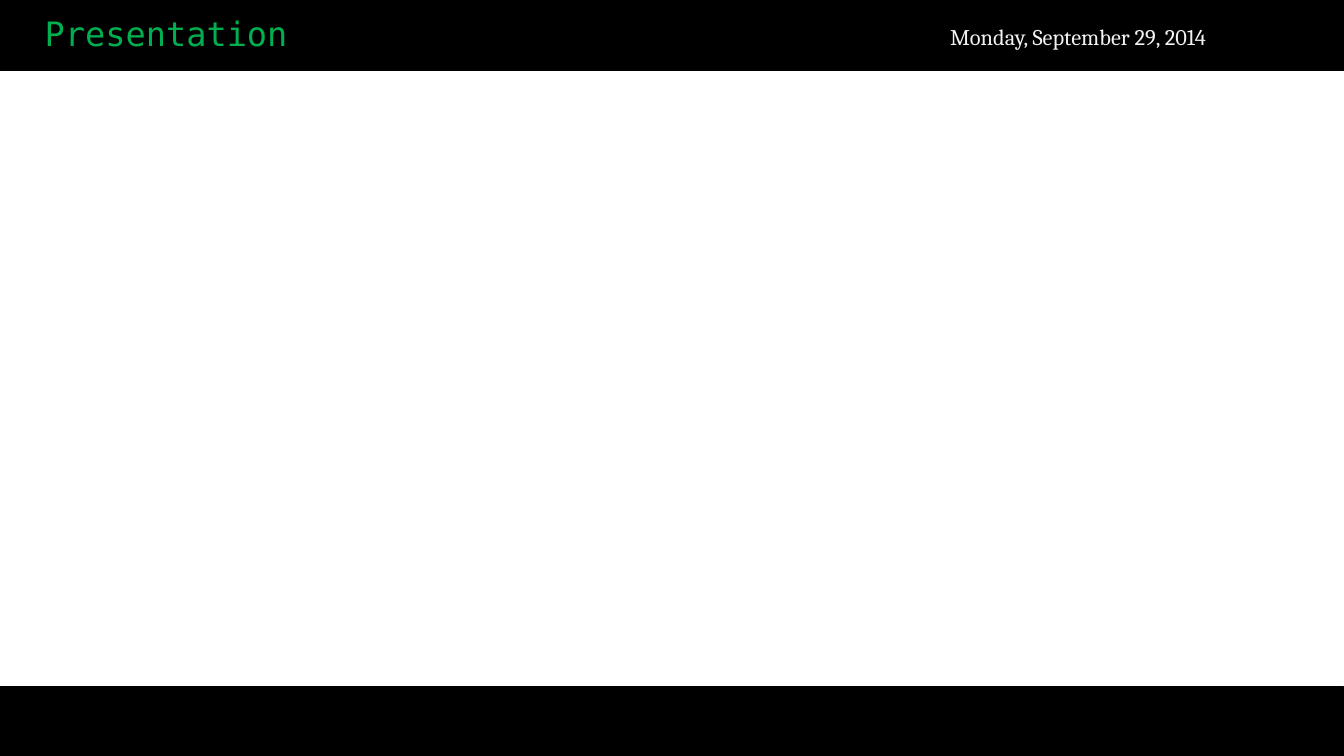
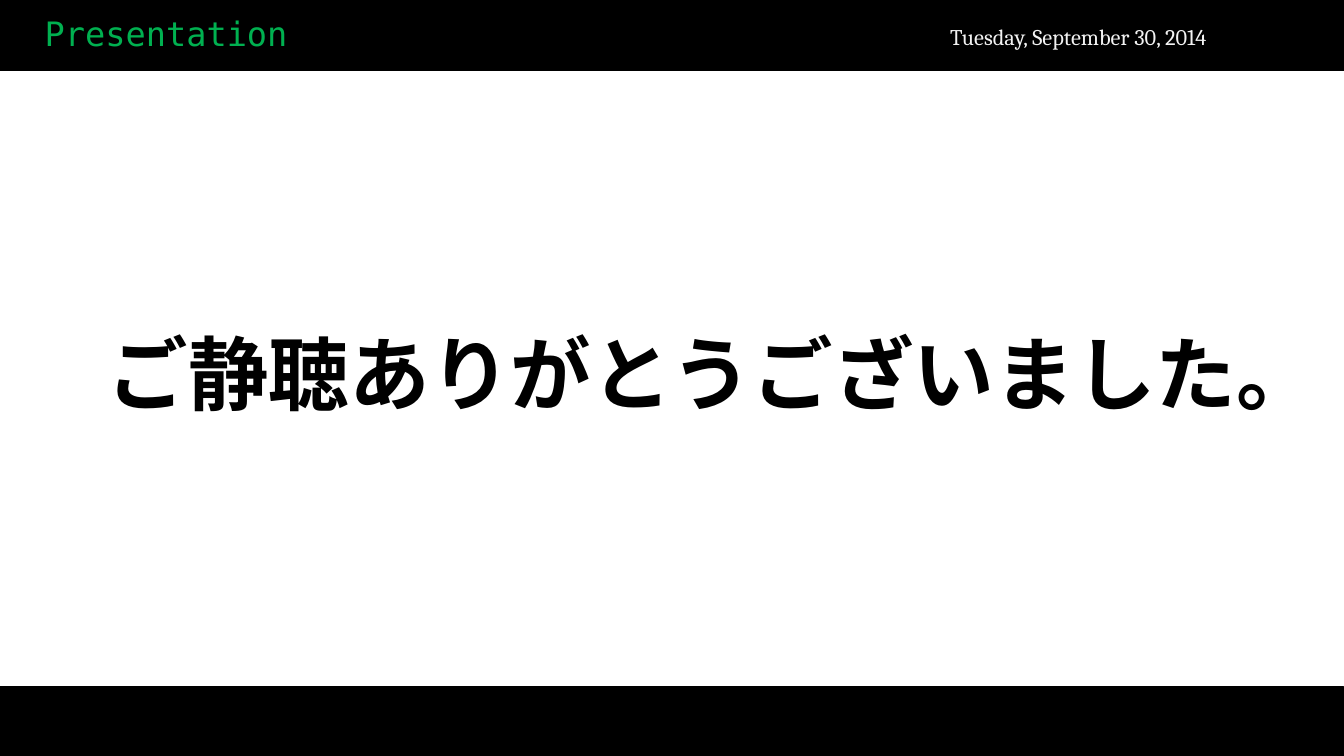
Before and after one commit to scarecrow173/Test, a slide deck: slide 20 of 試用期間終了.pptx (slide 11 before the commit). Drawn at 1344x756 pixels with LibreOffice and Linux fonts; fonts in the diff are those of the drawing; background and template pictures are left out. Boxes give left, top, right and bottom in pixels: in the first picture for what was removed or moved away, otherwise in the second. Text is boxed around its words. In the diff, an @@ line names an element or a change of style, - is before the commit and + after.

```diff
--- a/試用期間終了.pptx
+++ b/試用期間終了.pptx
@@ text at [950, 29, 1206, 50]: text changed @@
-Monday, September 29, 2014
+Tuesday, September 30, 2014
@@ title added at [108, 334, 1318, 412], 43.2 pt, text #000000, bold @@
+ご静聴ありがとうございました。
```
Also in this commit, not shown: 9 other slides changed, 10 slides added, 1 slide removed.
